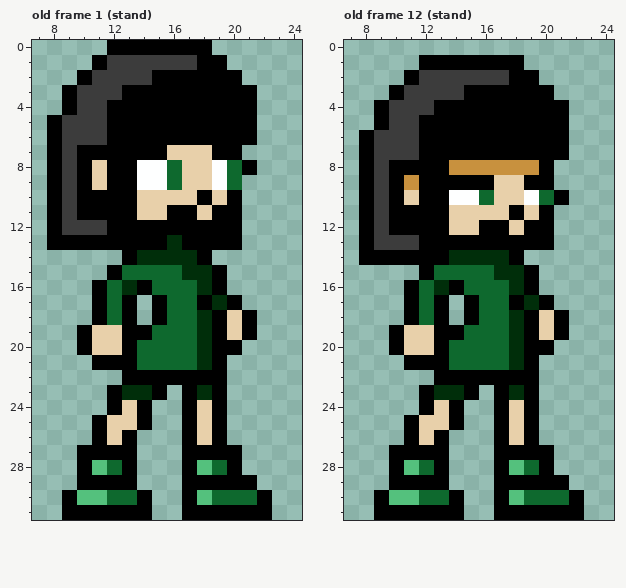
File history of a pixel-art file, public/game/entities/lulu.aseprite. Above, as it was before the edit.
32x32 pixels, 51 frames. Shown: old frame 1 (stand): x 7..24, y 0..31; old frame 12 (stand): x 7..24, y 0..31. The commit also changed other frames, which this record leaves out.
Once edited:
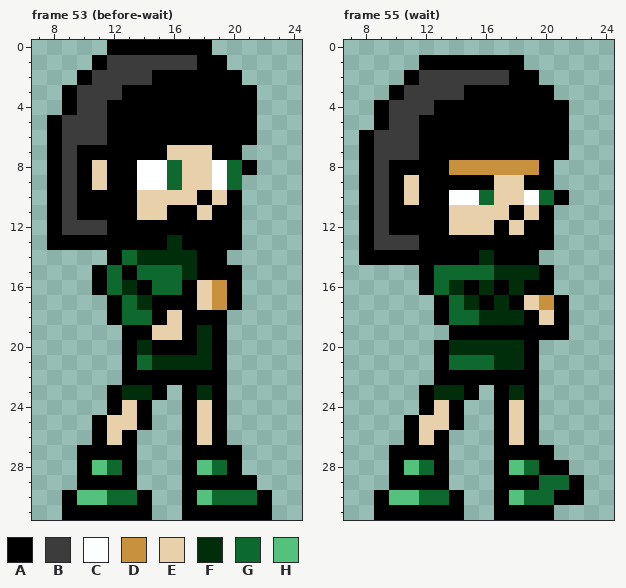
Palette (. is transparent): A #000000  B #3c3c3c  C #feffff  D #c8913e  E #e8d0aa  F #002e0a  G #0e692e  H #54c17d
A new or re-ordered frame is compared with the old frame closest to it.
The exact change:
frames 51 -> 60
Changed rows in their new state; - is an unchanged pixel.
Frame 53 (before-wait) is new; against old frame 1 (stand), layer "lulu":
first column x 10:
14 --AG-----A--
15 -AGA----A-A-
16 -------AEDA-
17 -.AGF-AAED--
18 -.AGG-EAA-..
19 ...--EEA--..
20 ...-FAAA--.-
21 -..--FFF----
Frame 55 (wait) is new; against old frame 12 (stand), layer "lulu":
first column x 10:
 9 -E----------
12 ------E-----
14 ----AA-A-A--
15 ---------FA-
16 -.AGFAFA--A-
17 -..-GFAF-EDA
18 -..-GGFF----
19 ....-AAAA-A-
20 ...-FFFF--.-
21 -..----F----
first column x 20:
28 -A-
29 GGA
30 -A-
31 -..
Pixel boxes of the changes (left, top, right, bottom) in both pictures:
changed: (77, 250, 257, 370)
changed: (389, 175, 569, 370)
changed: (539, 460, 584, 520)
